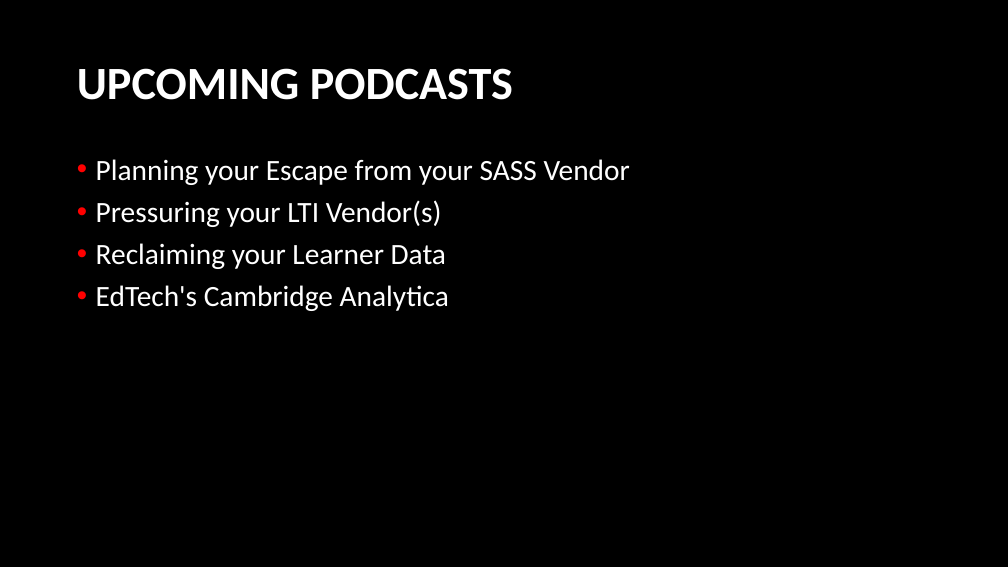
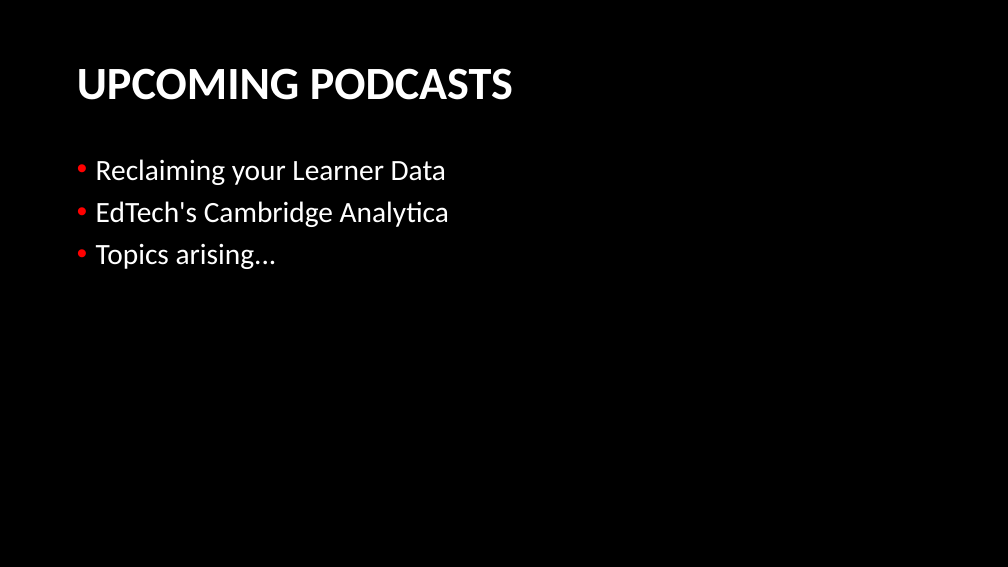
Before and after one commit to LearnerPrivacy/LearnerPrivacy.github.io, a slide deck: slide 5 of lectures/001-Overview.pptx (slide 6 before the commit). Drawn at 1008x567 pixels with LibreOffice and Linux fonts; fonts in the diff are those of the drawing; background and template pictures are left out. Boxes give left, top, right and bottom in pixels: in the first picture for what was removed or moved away, otherwise in the second. Text is boxed around its words. In the diff, an @@ line names an element or a change of style, - is before the commit and + after.

```diff
--- a/lectures/001-Overview.pptx
+++ b/lectures/001-Overview.pptx
@@ text at [96,159,630,227]: paragraphs removed @@
-• Planning your Escape from your SASS Vendor
-• Pressuring your LTI Vendor(s)
@@ text at [96,243,277,269]: paragraph added @@
+• Topics arising...
```
Also in this commit, not shown: 4 other slides changed, 2 slides removed, 30 other files.
